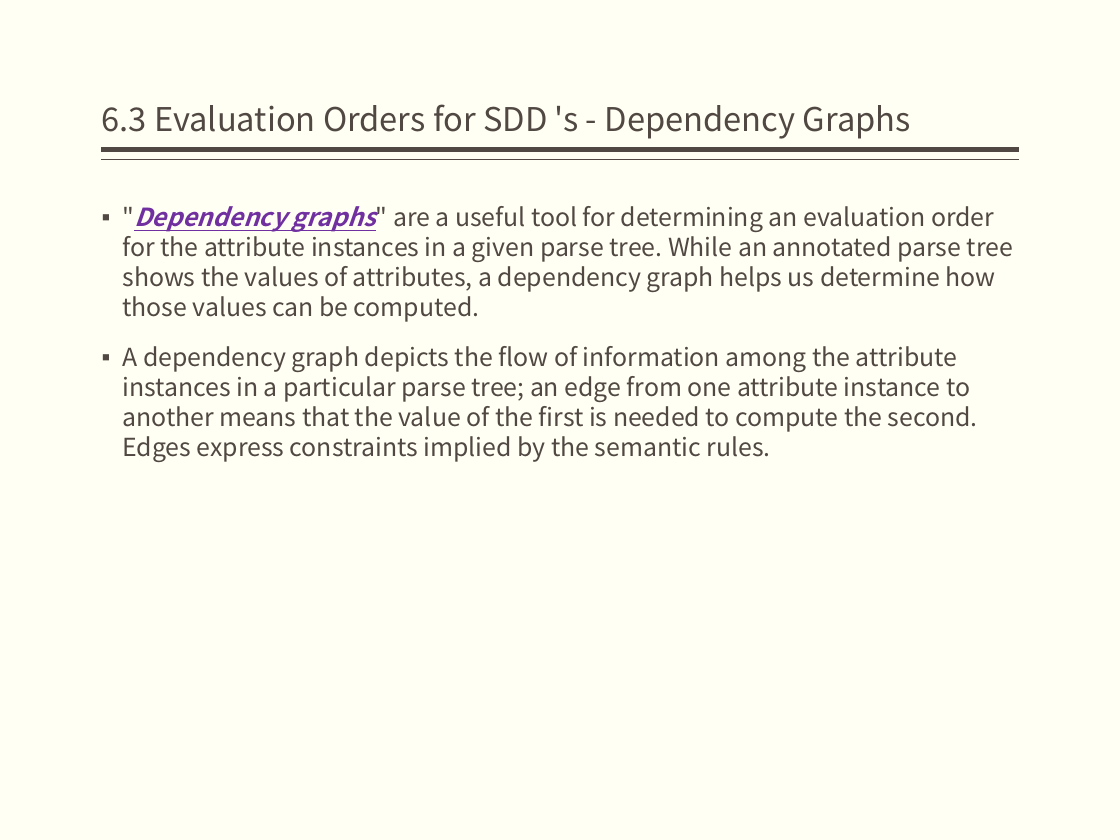
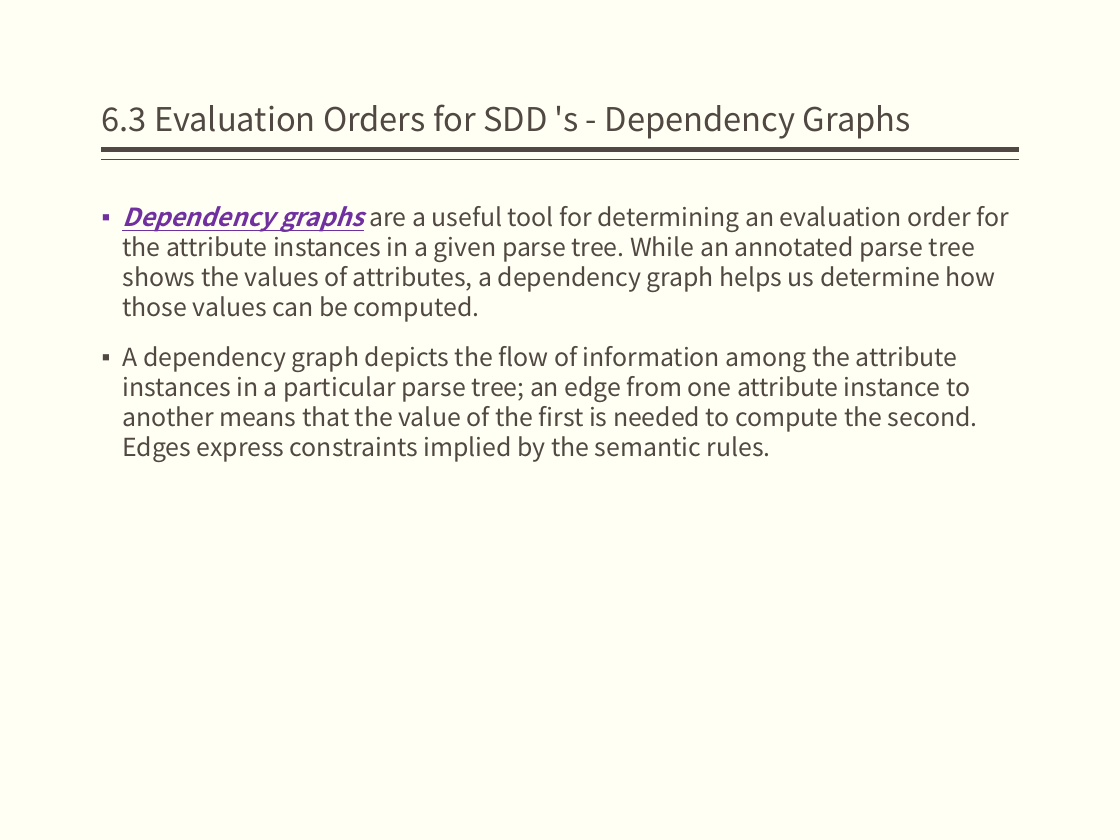
Before and after one commit to jz81/jz81.github.io, a slide deck: slide 14 of course/compiler/lecture/(Spring2020)Lecture6.pptx. Drawn at 1120x840 pixels with LibreOffice and Linux fonts; fonts in the diff are those of the drawing. Boxes give left, top, right and bottom in pixels: in the first picture for what was removed or moved away, otherwise in the second. Text is boxed around its words. In the diff, an @@ line names an element or a change of style, - is before the commit and + after.

```diff
--- a/course/compiler/lecture/(Spring2020)Lecture6.pptx
+++ b/course/compiler/lecture/(Spring2020)Lecture6.pptx
@@ text at (122, 206, 1008, 322): text changed @@
-▪ "Dependency graphs" are a useful tool for determining an evaluation order for the attribute instances in a given parse tree. While an annotated parse tree shows the values of attributes, a dependency graph helps us determine how those values can be computed.
+▪ Dependency graphs are a useful tool for determining an evaluation order for the attribute instances in a given parse tree. While an annotated parse tree shows the values of attributes, a dependency graph helps us determine how those values can be computed.
```
Also in this commit, not shown: 8 other slides changed.
